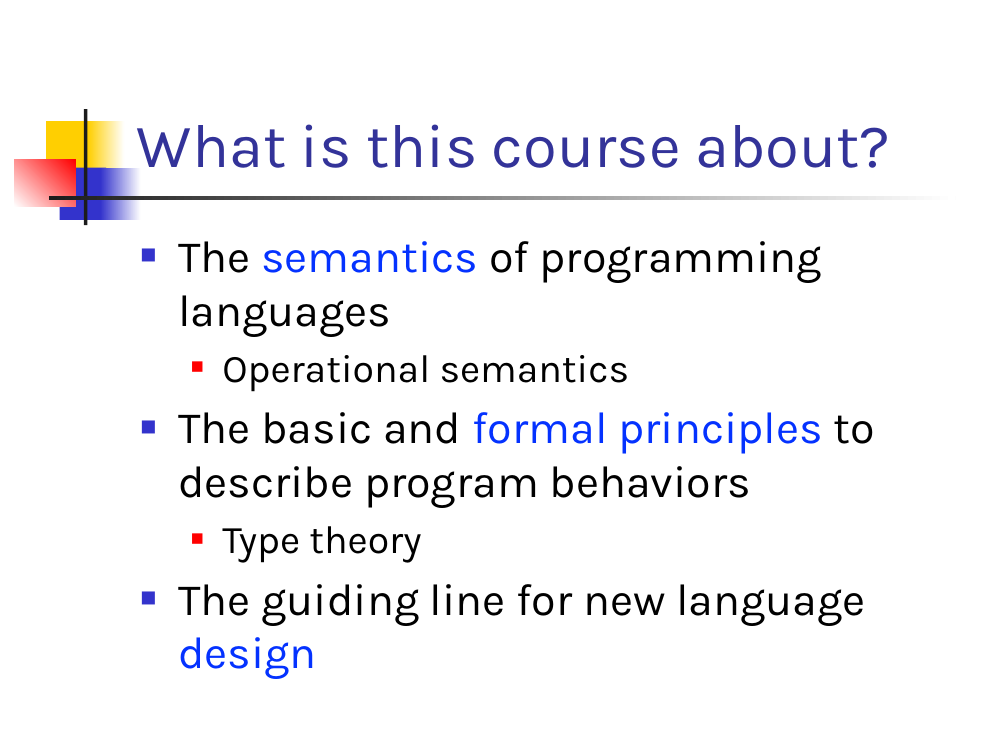
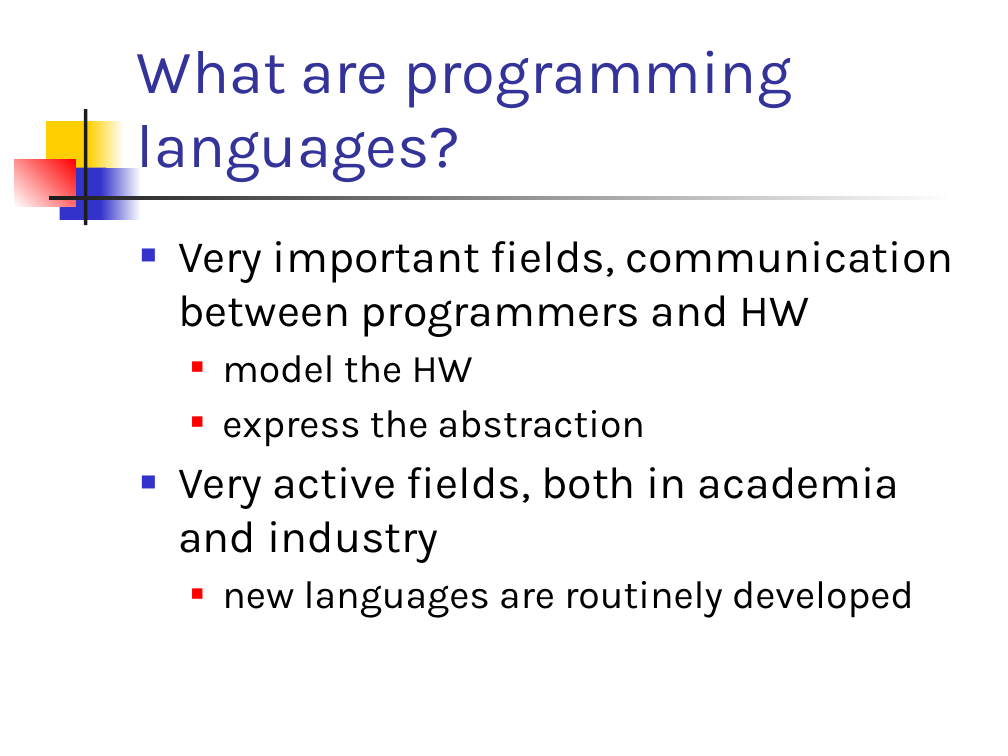
Before and after one commit to csslab-ustc/csslab-ustc.github.io, a slide deck: slide 2 of courses/popl26/slides/lec01-overview.pptx. Drawn at 1008x756 pixels with LibreOffice and Linux fonts; fonts in the diff are those of the drawing. Boxes give left, top, right and bottom in pixels: in the first picture for what was removed or moved away, otherwise in the second. Text is boxed around its words. In the diff, an @@ line names an element or a change of style, - is before the commit and + after.

```diff
--- a/courses/popl26/slides/lec01-overview.pptx
+++ b/courses/popl26/slides/lec01-overview.pptx
@@ title at (x1=137, y1=50, x2=792, y2=182): text changed @@
-What is this course about?
+What are programming languages?
@@ text at (x1=178, y1=241, x2=953, y2=618): text changed @@
-■ The semantics of programming languages
-  ■ Operational semantics
-■ The basic and formal principles to describe program behaviors
-  ■ Type theory
-■ The guiding line for new language design
+■ Very important fields, communication between programmers and HW
+  ■ model the HW
+  ■ express the abstraction
+■ Very active fields, both in academia and industry
+  ■ new languages are routinely developed
```
Also in this commit, not shown: 9 other slides changed, 2 slides removed.
